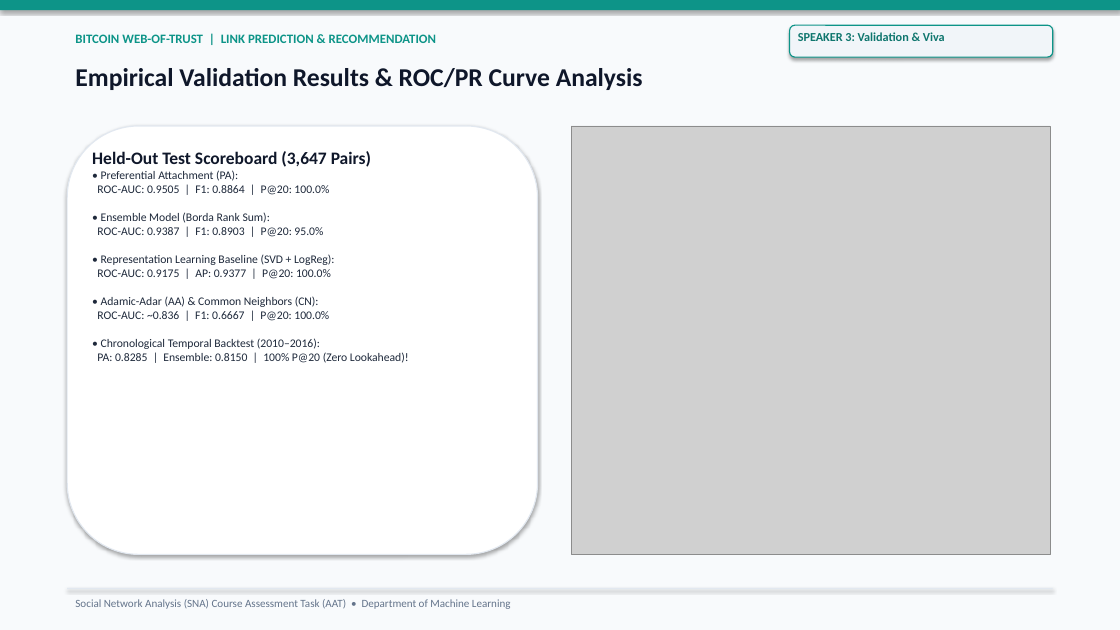
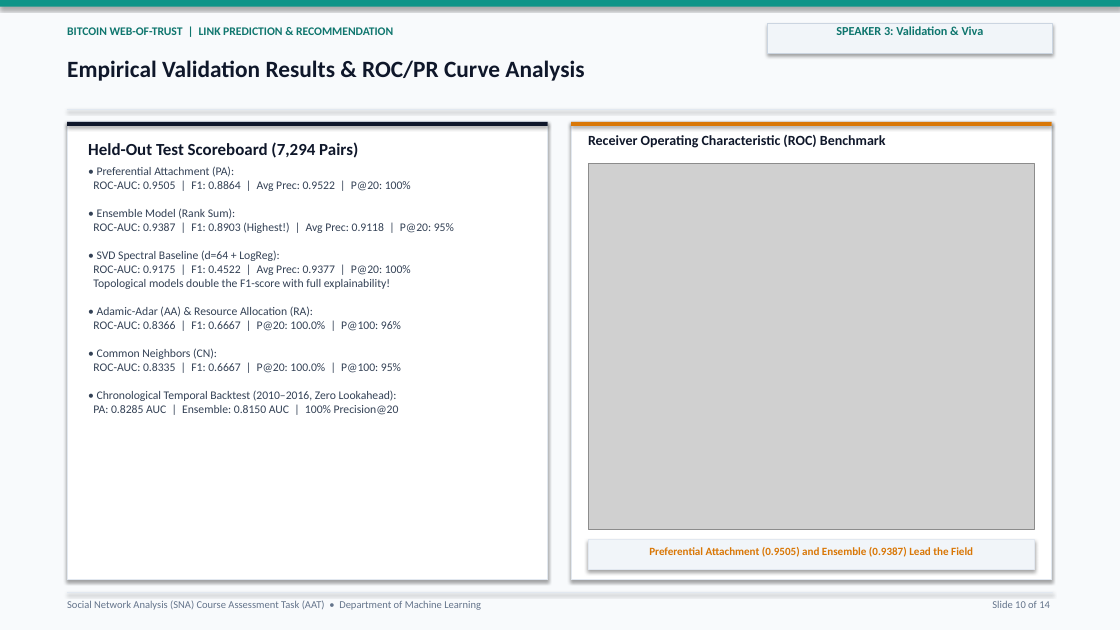
Before and after one commit to Lion4467cat/bitcoin-trust-link-prediction, a slide deck: slide 10 of slides/link_prediction_presentation.pptx. Drawn at 1120x630 pixels with LibreOffice and Linux fonts; fonts in the diff are those of the drawing; grey boxes stand for pictures. Boxes give left, top, right and bottom in pixels: in the first picture for what was removed or moved away, otherwise in the second. Text is boxed around its words. In the diff, an @@ line names an element or a change of style, - is before the commit and + after.

Commit message:
feat(ui,deck,report): overhaul side-by-side suite, light-theme 14-slide deck & publication report
- Overhaul Side-by-Side view in src/serve.py into a 3-mode interactive suite (Table+Live Graph, Trader Head-to-Head, Model vs Model) with zero canvas collapse and smooth Vis.js focus
- Redesign all 14 slides in slides/build_link_prediction_deck.py into a crisp enterprise light aesthetic (#F8FAFC) with framed figures, unclipped single-line titles, and 16/16 test tally
- Rebalance 8-page academic report in reports/build_link_prediction_report.py with sociological literature matrix, Min-Max ensemble scaling proof, metric invariants table, and fixed Unicode glyphs
- Re-export high-resolution link_prediction_precision_at_k.png with unclipped title
- All 16 unit and integration tests passing

```diff
--- a/slides/link_prediction_presentation.pptx
+++ b/slides/link_prediction_presentation.pptx
@@ text "BITCOIN WEB-OF-TRUST | LINK PREDICTION ..." at [67,27,393,35]: size 11 to 10 pt, text colour #0D9488 to #0F766E @@
@@ text "SPEAKER 3: Validation & Viva": place and size @@
-text "SPEAKER 3: Validation & Viva" at [798,32,945,41]
+text "SPEAKER 3: Validation & Viva" at [836,26,984,35]
@@ text "SPEAKER 3: Validation & Viva" at [836,26,984,35]: alignment left to centre @@
@@ rectangle: place and size @@
-rectangle at [790,25,1053,57]
+rectangle at [767,24,1053,54]
@@ rectangle at [767,24,1053,54]: rounded rectangle to rectangle; outline #0D9488 1 pt to #CBD5E1 0.75 pt @@
@@ text "Empirical Validation Results & ROC/PR ..." at [67,60,584,81]: size 22 to 20 pt @@
@@ rectangle: place and size @@
-rectangle at [67,588,1053,589]
+rectangle at [67,109,1053,110]
@@ rectangle: place and size @@
-rectangle at [67,126,538,555]
+rectangle at [67,122,548,580]
@@ rectangle at [67,122,548,580]: rounded rectangle to rectangle @@
@@ rectangle added at [67,122,548,126], fill #0F172A @@
@@ text at [88,142,454,415]: text changed; text colour #1E293B to #334155 @@
-Held-Out Test Scoreboard (3,647 Pairs)
-• Preferential Attachment (PA):
-ROC-AUC: 0.9505 | F1: 0.8864 | P@20: 100.0%
-• Ensemble Model (Borda Rank Sum):
-ROC-AUC: 0.9387 | F1: 0.8903 | P@20: 95.0%
-• Representation Learning Baseline (SVD + LogReg):
-ROC-AUC: 0.9175 | AP: 0.9377 | P@20: 100.0%
-• Adamic-Adar (AA) & Common Neighbors (CN):
-ROC-AUC: ~0.836 | F1: 0.6667 | P@20: 100.0%
-• Chronological Temporal Backtest (2010–2016):
-PA: 0.8285 | Ensemble: 0.8150 | 100% P@20 (Zero Lookahead)!
+Held-Out Test Scoreboard (7,294 Pairs)
+• Preferential Attachment (PA):
+ROC-AUC: 0.9505 | F1: 0.8864 | Avg Prec: 0.9522 | P@20: 100%
+• Ensemble Model (Rank Sum):
+ROC-AUC: 0.9387 | F1: 0.8903 (Highest!) | Avg Prec: 0.9118 | P@20: 95%
+• SVD Spectral Baseline (d=64 + LogReg):
+ROC-AUC: 0.9175 | F1: 0.4522 | Avg Prec: 0.9377 | P@20: 100%
+Topological models double the F1-score with full explainability!
+• Adamic-Adar (AA) & Resource Allocation (RA):
+ROC-AUC: 0.8366 | F1: 0.6667 | P@20: 100.0% | P@100: 96%
+• Common Neighbors (CN):
+ROC-AUC: 0.8335 | F1: 0.6667 | P@20: 100.0% | P@100: 95%
+• Chronological Temporal Backtest (2010–2016, Zero Lookahead):
+PA: 0.8285 AUC | Ensemble: 0.8150 AUC | 100% Precision@20
@@ rectangle added at [571,122,1052,580], fill #FFFFFF, outline #E2E8F0 1 pt @@
@@ rectangle added at [571,122,1052,126], fill #D97706 @@
@@ text added at [588,135,886,148], 12 pt, text #0F172A, bold @@
+Receiver Operating Characteristic (ROC) Benchmark
@@ picture: place and size @@
-picture at [571,126,1050,555]
+picture at [588,164,1035,529]
@@ rectangle added at [588,539,1035,570], fill #F1F5F9, outline #E2E8F0 0.75 pt @@
@@ text added at [649,547,973,557], 9.5 pt, text #D97706, bold @@
+Preferential Attachment (0.9505) and Ensemble (0.9387) Lead the Field
@@ text "Social Network Analysis (SNA) Course ..." at [67,600,481,610]: size 9.5 to 9 pt @@
@@ rectangle added at [67,592,1053,593], fill #E2E8F0 @@
@@ text added at [992,601,1050,608], 9 pt, text #64748B @@
+Slide 10 of 14
```
Also in this commit, not shown: 13 other slides changed, 12 other files.
